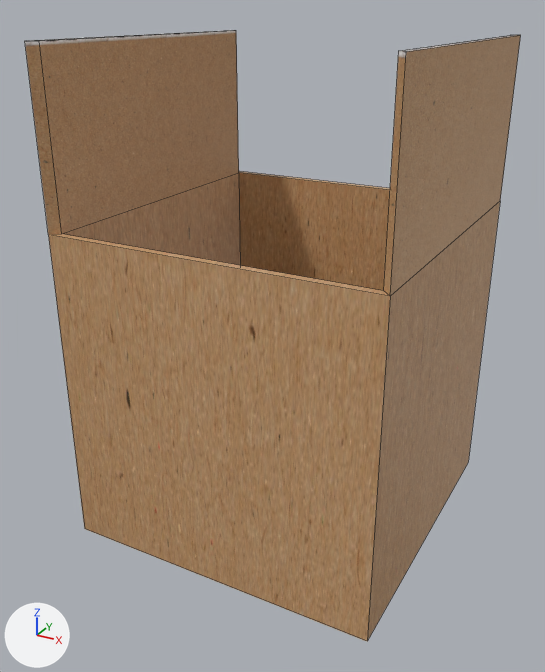
A saved change to the FBX model assets/models/box.fbx.
Both versions are drawn from a 50 mm camera at (1.021, -1.98, 1.083) aimed at (-0.027, -0.075, 0.131). Arrows for +X, +Y and +Z are at lower left; the lights stay in place. Mesh edges are drawn as thin lines. Where no turn or scale is listed for an object, it has been applied to the vertices.

Before the edit, the objects in view are built like this:
```python
me_cube = bpy.data.meshes.new('Cube')
me_cube.from_pydata(...)  # 16 vertices, 14 faces; spans x -0.5..0.5, y -0.5..0.5, z -0.5..0.5
me_cube.materials.append(mat_material)  # picture img_95444_jpg
me_cube_001 = bpy.data.meshes.new('Cube.001')
me_cube_001.from_pydata(...)  # 8 vertices, 6 faces; spans x 0.0..0.025, y -0.5..0.5, z 0.0..0.5
me_cube_001.materials.append(mat_material)  # picture img_95444_jpg
me_cube_002 = bpy.data.meshes.new('Cube.002')
me_cube_002.from_pydata(...)  # 8 vertices, 6 faces; spans x -0.025..0.0, y -0.5..0.5, z 0.0..0.5
me_cube_002.materials.append(mat_material)  # picture img_95444_jpg
ob_box = bpy.data.objects.new('Box', me_cube)
ob_box.location = (0.0, 0.0, 0.0)
ob_box_001 = bpy.data.objects.new('Box.001', me_cube_001)
ob_box_001.location = (-0.5, 0.0, 0.5)
ob_box_002 = bpy.data.objects.new('Box.002', me_cube_002)
ob_box_002.location = (0.5, 0.0, 0.5)
```
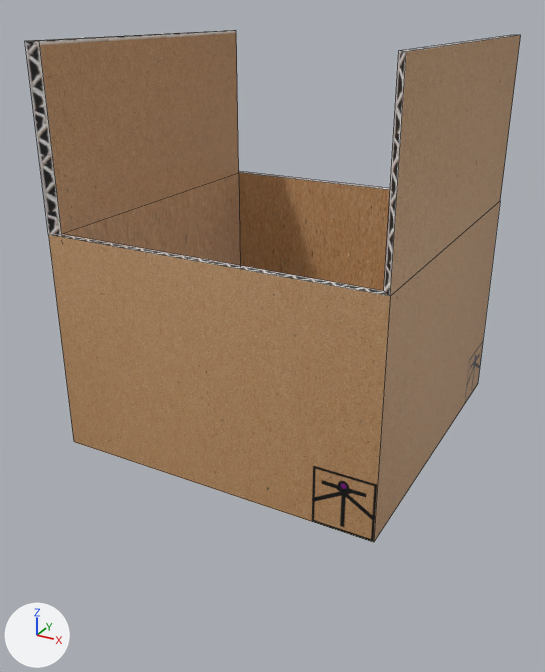
The newer file is also rescaled (x1.2), turned or shifted as a whole; pictures and numbers use the older file's frame.

What changed in the scene script:
```text
Add mat_material_001:
    mat_material_001 = principled_material('Material.001')
    mat_material_001.texture = img_95444_jpg
Change me_cube_002:
    where me_cube_002.from_pydata(...)  # 8 vertices, 6 faces; spans x -0.025..0.0, y -0.5..0.5, z 0.0..0.5
    used by ob_box_002; location = (0.5, 0.0, 0.5)
    remove me_cube_002.materials.append(mat_material)  # picture img_95444_jpg
    me_cube_002 part 3: 3 kept faces spanning x -0.025..0.0, y -0.5..0.5, z 0.0..0.5 get new texture (UV) coordinates
    add me_cube_002.materials.append(mat_material_001)  # picture img_95444_jpg
Change me_cube:
    used by ob_box; location = (0.0, 0.0, 0.0)
    remove me_cube.from_pydata(...)  # 16 vertices, 14 faces; spans x -0.5..0.5, y -0.5..0.5, z -0.5..0.5
    add me_cube.from_pydata(...)  # 16 vertices, 14 faces; spans x -0.5..0.5, y -0.5..0.5, z -0.167..0.5
    me_cube part 1: the whole mesh is scaled about its middle by (1, 1, 0.667), then moved by (0.0, 0.0, 0.167)
    me_cube part 2: texture (UV) coordinates of 14 of 14 faces, centred in x -0.5..0.5, y -0.5..0.5, z -0.5..0.5, changed; they spanned u 0.01..0.9, v 0.02..0.98 and now span u 0.0..1.0, v 0.0..1.0
Change me_cube_001:
    where me_cube_001.from_pydata(...)  # 8 vertices, 6 faces; spans x 0.0..0.025, y -0.5..0.5, z 0.0..0.5
    used by ob_box_001; location = (-0.5, 0.0, 0.5)
    me_cube_001 part 4: texture (UV) coordinates of 3 of 6 faces, centred in x 0.012, y -0.487..0.487, z 0.0..0.25, changed; they spanned u 0.49..0.98, v 0.0..0.65 and now span u 0.97..1.0, v 0.0..0.65
```

Where the change shows, as pixel boxes (x1, y1, x2, y2) in the pictures (545 x 672 px; the box of a moved part takes in the faces that stretch with it):
'Box', mesh rescaled, surface changed (21% shorter): before (49, 171, 500, 641); after (49, 171, 500, 542)
part 1 of me_cube, moved or reshaped: before (49, 173, 483, 641); after (49, 173, 483, 542)
part 2 of me_cube, surface changed (brown to grey): (50, 171, 390, 296) in both
part 3 of me_cube_002, surface changed (brown to grey): (384, 51, 406, 296) in both
part 4 of me_cube_001, surface changed (brown to grey): (25, 41, 62, 235) in both
